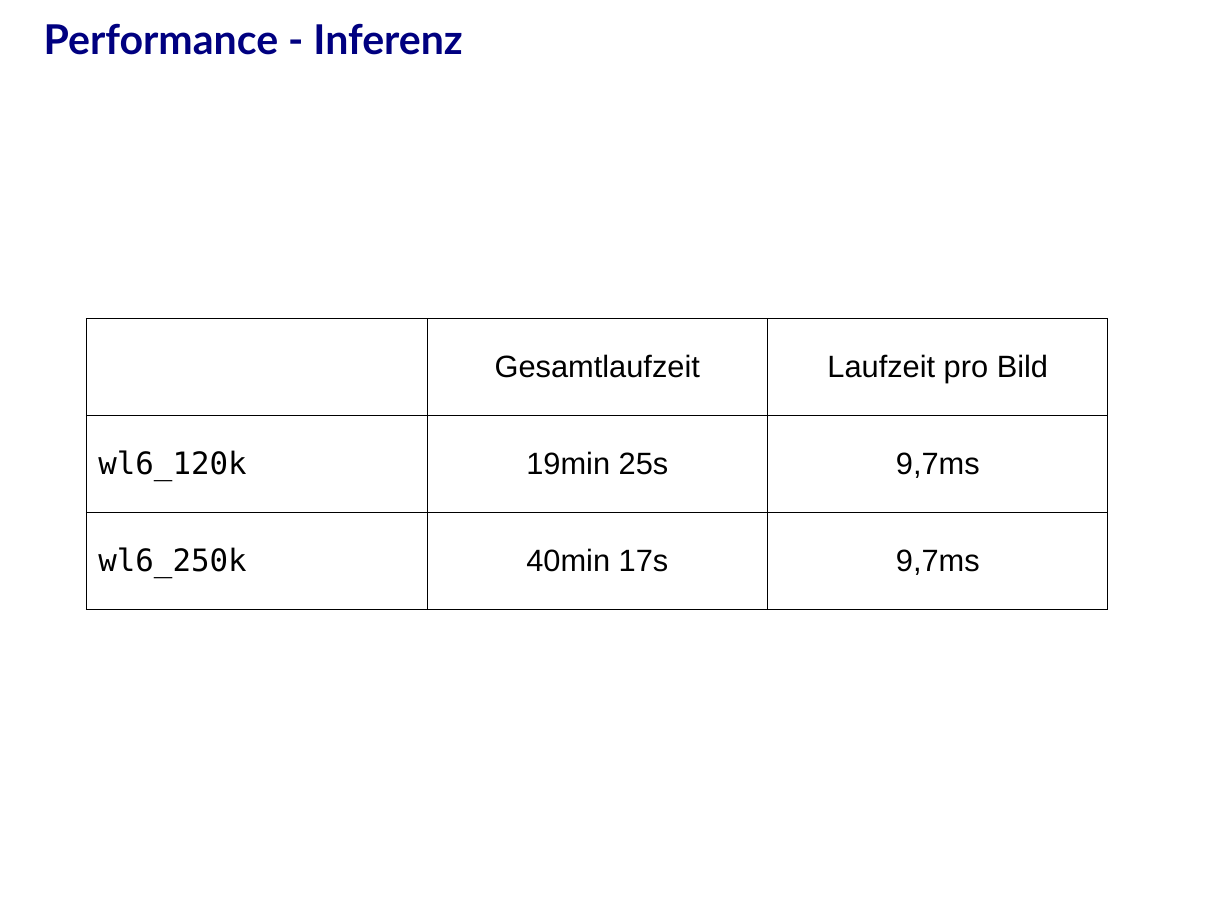
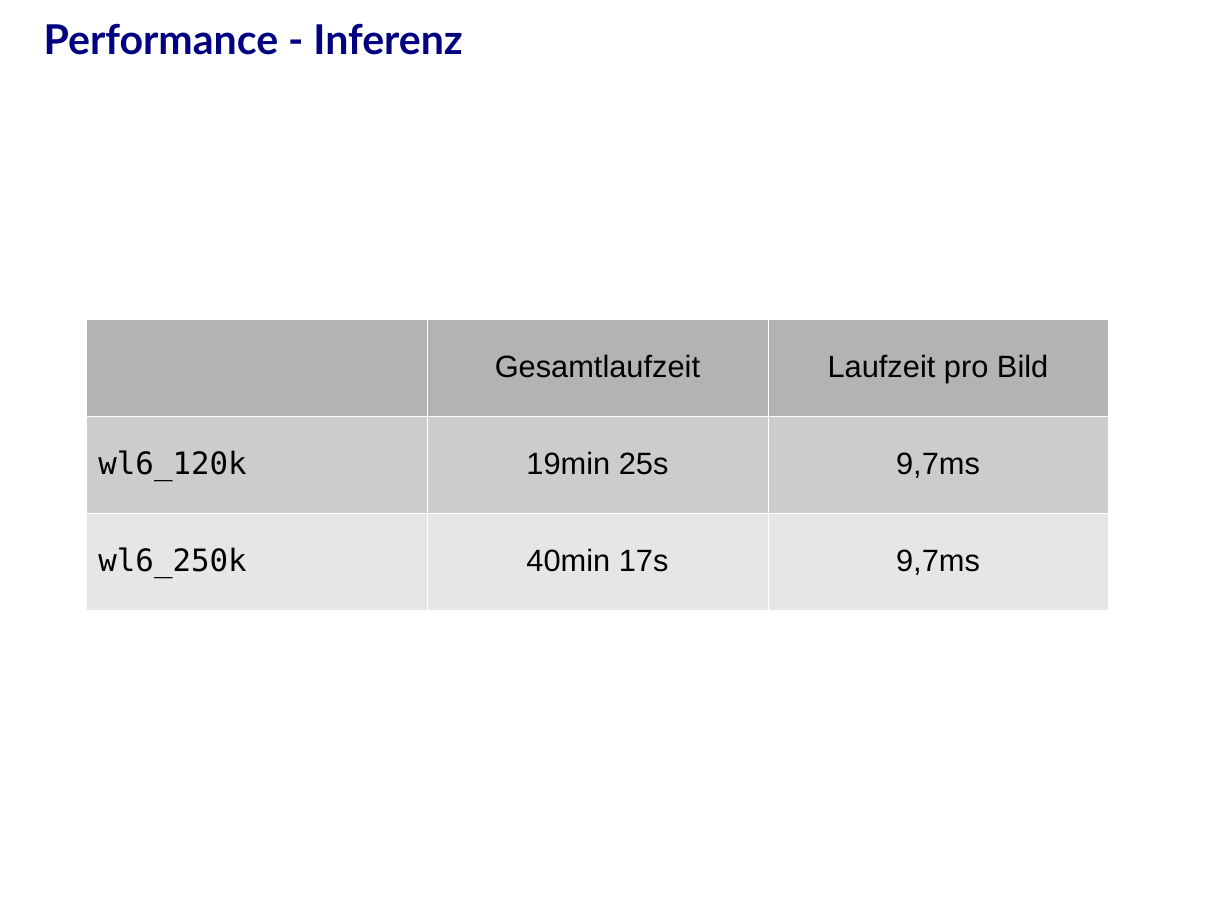
Before and after one commit to j-stephan/d960, a slide deck: slide 27 of presentation/presentation.odp (slide 25 before the commit). Drawn at 1232x924 pixels with LibreOffice and Linux fonts; fonts in the diff are those of the drawing; background and template pictures are left out. Boxes give left, top, right and bottom in pixels: in the first picture for what was removed or moved away, otherwise in the second. Text is boxed around its words. In the diff, an @@ line names an element or a change of style, - is before the commit and + after.

```diff
--- a/presentation/presentation.odp
+++ b/presentation/presentation.odp
@@ table at (x1=86, y1=319, x2=1109, y2=610) @@
@@ fill none to #B3B3B3 in 2 cells @@
@@ fill none to #CCCCCC in row 2 @@
@@ fill none to #E6E6E6 in row 3 @@
@@ borders changed @@
```
Also in this commit, not shown: 14 other slides changed, 7 slides added, 4 slides removed, 1 other file.
